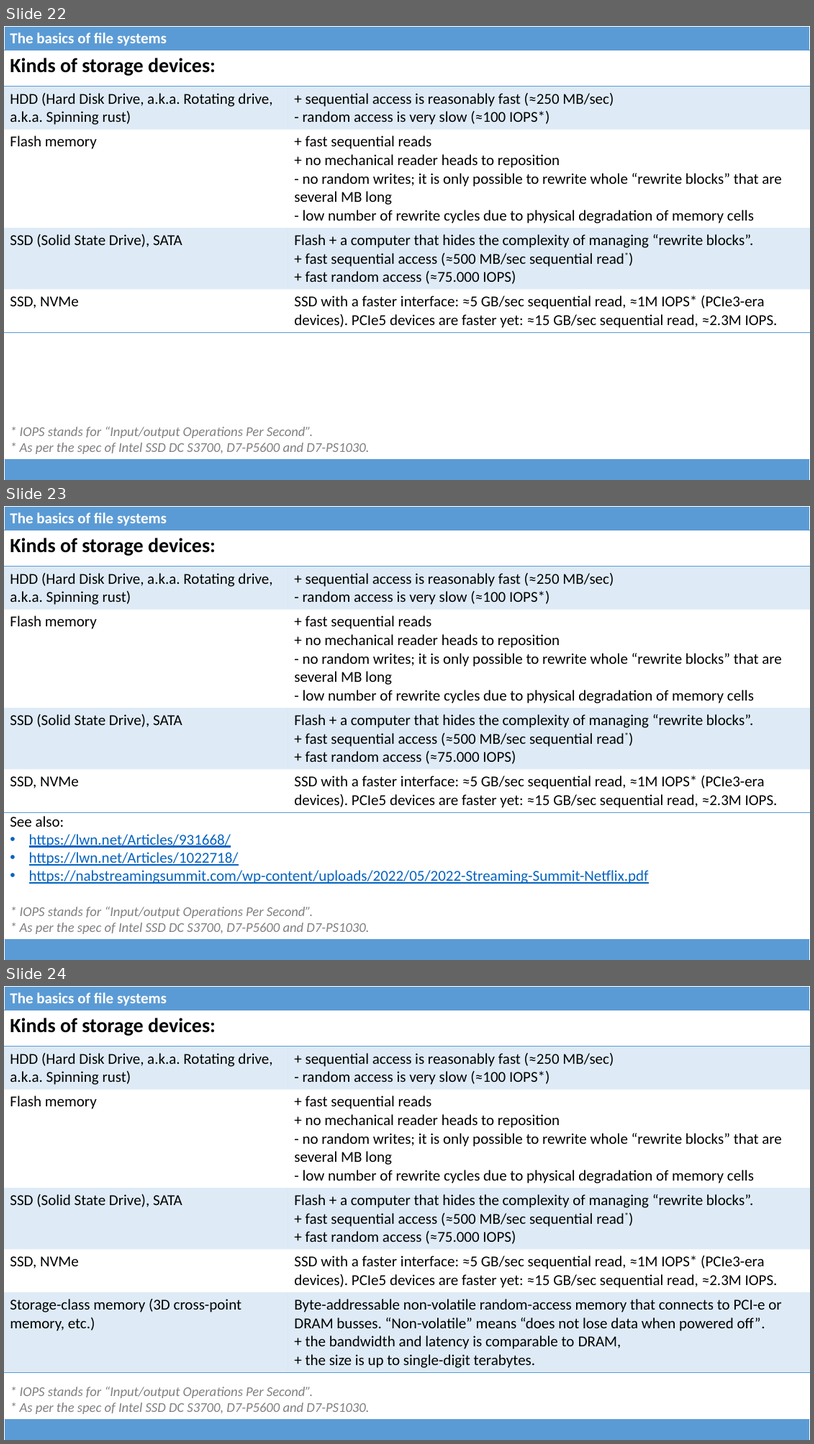
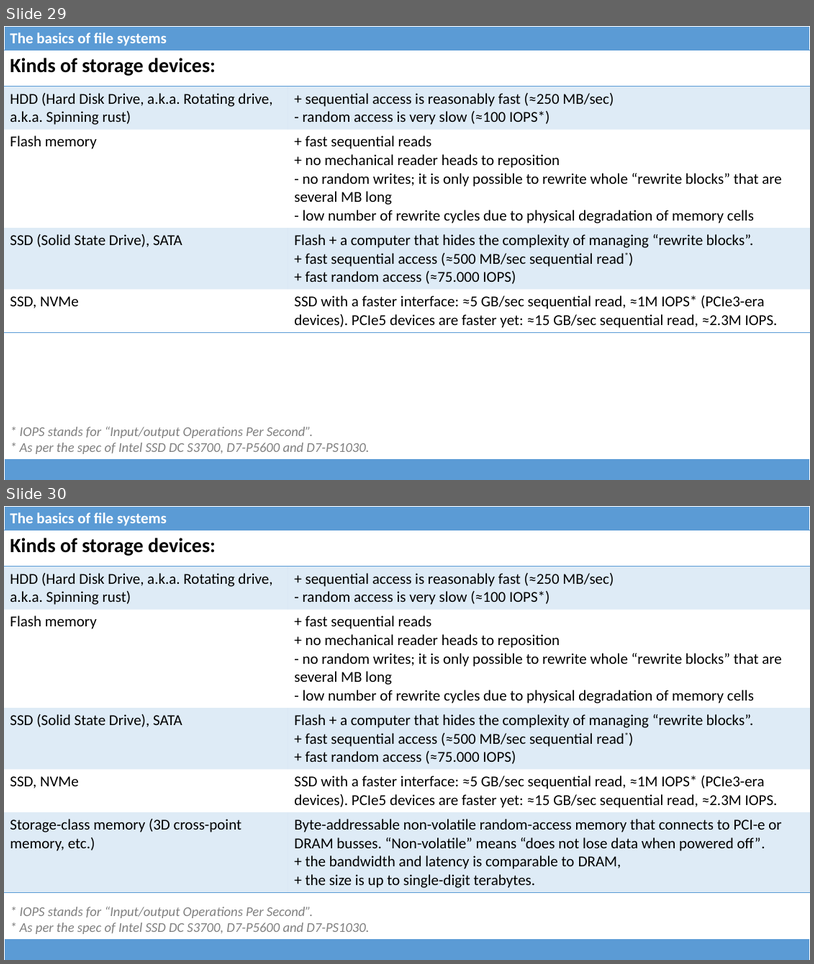
Before and after one commit to dominiquelefevre/filesystems-101-jb, a slide deck: talks/src/class00.pptx. Shown one above the other, each under a label of ours: slides 22, 23 and 24 before the commit, slides 29 and 30 after it. The pictures are 814x1444 and 814x964 pixels, drawn with LibreOffice and Linux fonts; fonts in the diff are those of the drawing. Boxes give left, top, right and bottom in pixels: in the first picture for what was removed or moved away, otherwise in the second. Text is boxed around its words. In the diff, an @@ line names an element or a change of style, - is before the commit and + after.

```diff
--- a/talks/src/class00.pptx
+++ b/talks/src/class00.pptx
@@ slide 23 removed at [4, 506, 810, 960], background #FFFFFF @@
@@ table removed at [4, 506, 810, 530], 1 rows, 1 columns @@
-The basics of file systems
@@ table removed at [4, 530, 810, 811], 5 rows, 2 columns @@
-Kinds of storage devices: | 
-HDD (Hard Disk Drive, a.k.a. Rotating drive, a.k.a. Spinning rust) | + sequential access is reasonably fast (≈250 MB/sec) / - random access is very slow (≈100 IOPS*)
-Flash memory | + fast sequential reads / + no mechanical reader heads to reposition / - no random writes; it is only possible to rewrite whole “rewrite blocks” that are several MB long / - low number of rewrite cycles due to physical degradation of memory cells
-SSD (Solid State Drive), SATA | Flash + a computer that hides the complexity of managing “rewrite blocks”. / + fast sequential access (≈500 MB/sec sequential read*) / + fast random access (≈75.000 IOPS)
-SSD, NVMe | SSD with a faster interface: ≈5 GB/sec sequential read, ≈1M IOPS* (PCIe3-era devices). PCIe5 devices are faster yet: ≈15 GB/sec sequential read, ≈2.3M IOPS.
@@ text removed at [10, 816, 649, 883] @@
-See also:
-• https://lwn.net/Articles/931668/
-• https://lwn.net/Articles/1022718/
-• https://nabstreamingsummit.com/wp-content/uploads/2022/05/2022-Streaming-Summit-Netflix.pdf
@@ text removed at [20, 906, 369, 934] @@
-* IOPS stands for “Input/output Operations Per Second”.
-* As per the spec of Intel SSD DC S3700, D7-P5600 and D7-PS1030.
@@ table removed at [4, 938, 810, 960], 1 rows, 1 columns @@
-
@@ what was slide 22 is now slide 29 @@
@@ what was slide 24 is now slide 30 @@
```
Also in this commit, not shown: 2 slides changed, 8 slides added, 1 other file.
